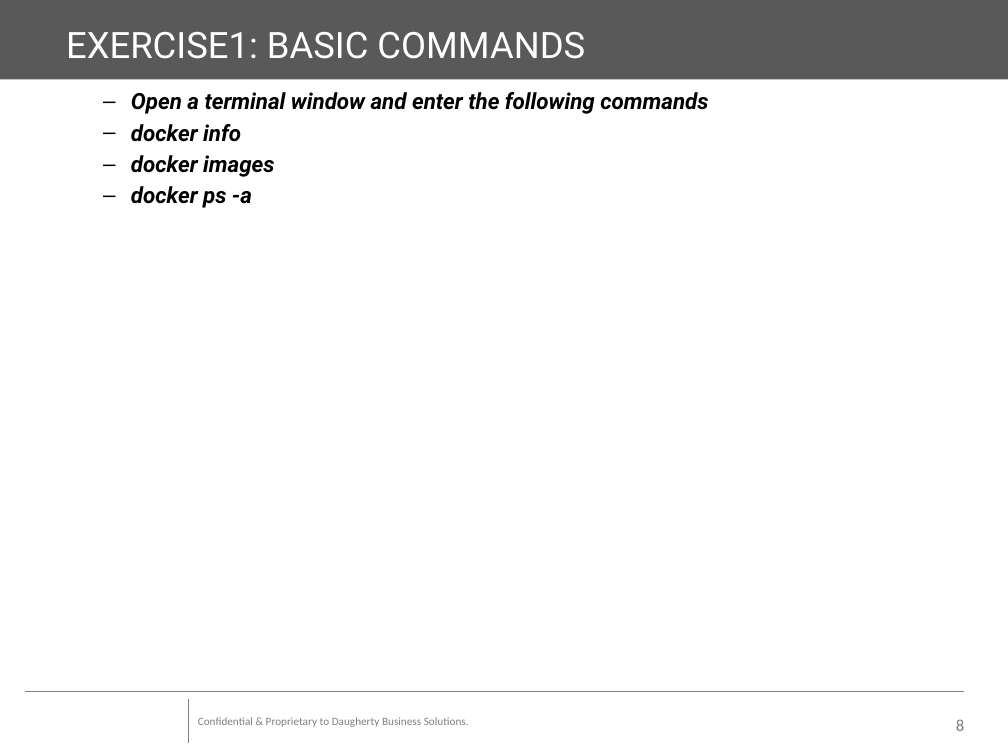
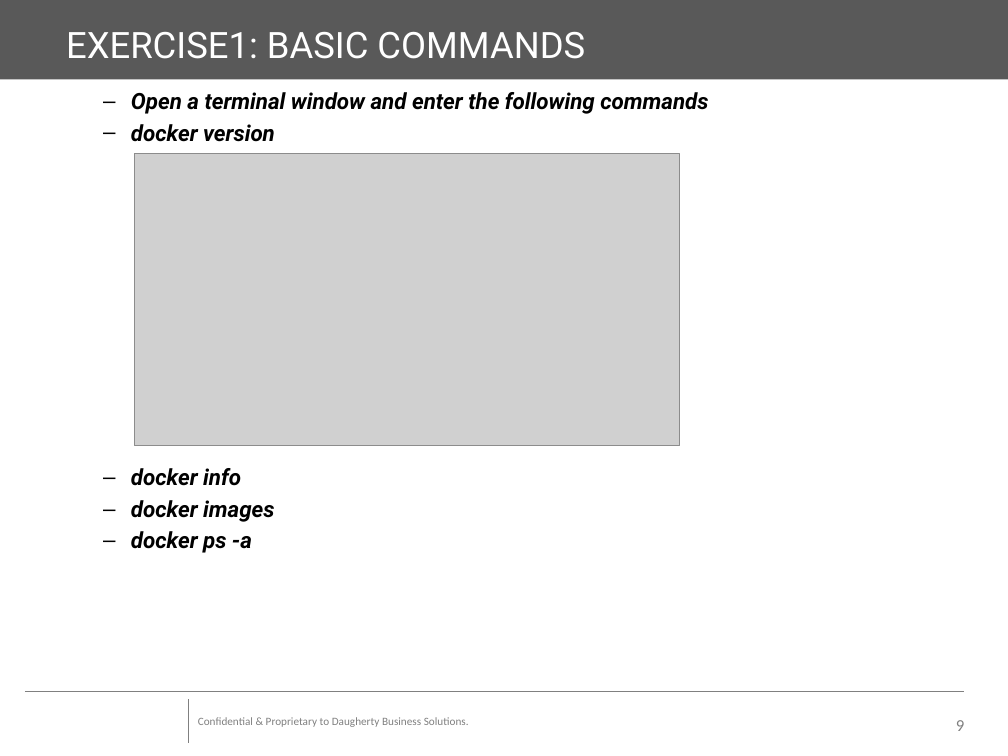
Before and after one commit to vedulasharma/CloudBootcamp, a slide deck: slide 9 of Docker/Docker.pptx (slide 8 before the commit). Drawn at 1008x756 pixels with LibreOffice and Linux fonts; fonts in the diff are those of the drawing; grey boxes stand for pictures; background and template pictures are left out. Boxes give left, top, right and bottom in pixels: in the first picture for what was removed or moved away, otherwise in the second. Text is boxed around its words. In the diff, an @@ line names an element or a change of style, - is before the commit and + after.

Commit message:
Updated Docker deck

```diff
--- a/Docker/Docker.pptx
+++ b/Docker/Docker.pptx
@@ text at (x1=131, y1=124, x2=275, y2=142): paragraph added @@
+  – docker version
@@ picture added at (x1=134, y1=154, x2=679, y2=447) @@
@@ page number at (x1=956, y1=720, x2=964, y2=731): text changed @@
-8
+9
```
Also in this commit, not shown: 3 other slides changed, 1 slide added.
